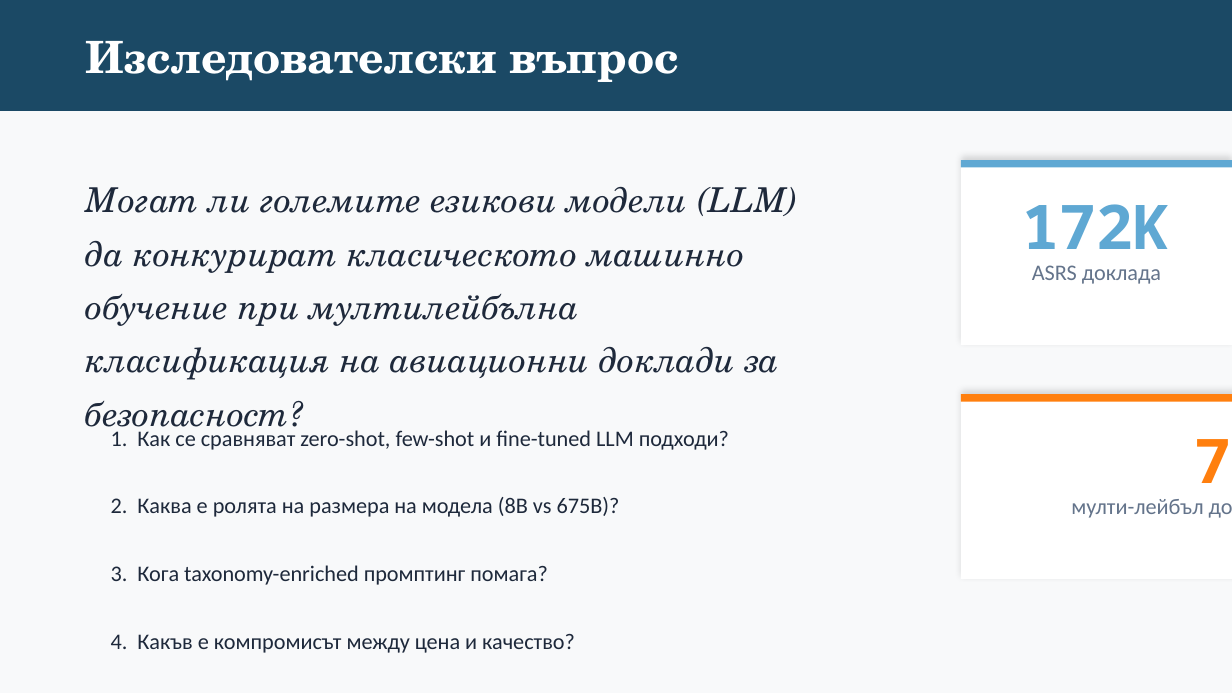
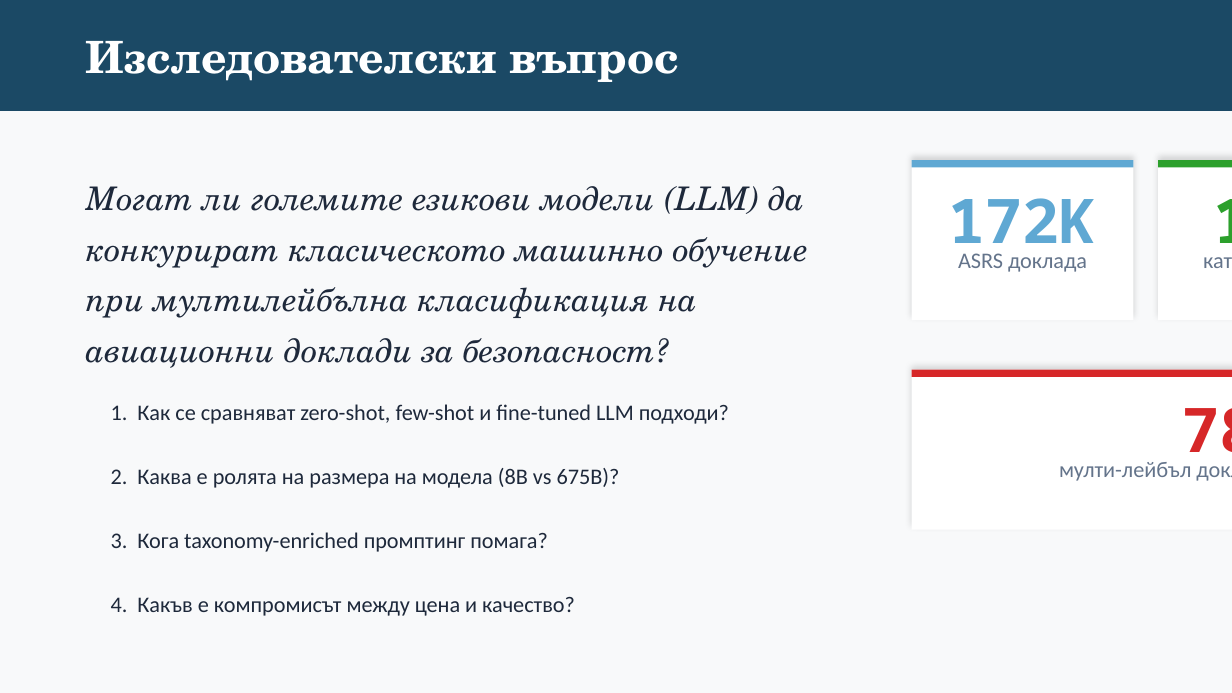
Before and after one commit to rashevzarko-crypto/NBU-ASRS, a slide deck: slide 2 of defense_presentation.pptx. Drawn at 1232x693 pixels with LibreOffice and Linux fonts; fonts in the diff are those of the drawing. Boxes give left, top, right and bottom in pixels: in the first picture for what was removed or moved away, otherwise in the second. Text is boxed around its words. In the diff, an @@ line names an element or a change of style, - is before the commit and + after.

Commit message:
Rewrite defense presentations (12 → 20 slides) for 15-20 min defense
Add 8 new methodology/results/analysis slides:
- Multi-label explained, Classic ML pipeline, LLM architecture
- QLoRA fine-tuning, prompt engineering, Classic ML results
- Zero-shot results, few-shot + fine-tuning, subcategory results
- Why Classic ML wins

Title slide adds Ф№ F98363, advisor доц. д-р Стоян Мишев.
Embed 7 figures (2 new: classic_ml_f1_barchart, fig_parent_vs_sub).
PPTX: ~1200 lines, HTML: ~830 lines of slide content.

```diff
--- a/defense_presentation.pptx
+++ b/defense_presentation.pptx
@@ text "Могат ли големите езикови модели ..." at (86, 186, 808, 368): size 20 to 19 pt @@
@@ text "172K": place and size @@
-text "172K" at (1023, 204, 1171, 266)
+text "172K" at (949, 198, 1097, 259)
@@ rectangle: place and size @@
-rectangle at (961, 160, 1232, 168)
+rectangle at (912, 160, 1133, 168)
@@ rectangle: place and size @@
-rectangle at (961, 160, 1232, 345)
+rectangle at (912, 160, 1133, 320)
@@ rectangle at (912, 160, 1133, 320): proportions changed @@
@@ rectangle added at (1158, 160, 1232, 320), fill #FFFFFF @@
@@ rectangle added at (1158, 160, 1232, 168), fill #2CA02C @@
@@ text added at (1158, 179, 1232, 259), 36 pt, text #2CA02C, bold @@
+13
@@ text "ASRS доклада": place and size @@
-text "ASRS доклада" at (1032, 265, 1161, 284)
+text "ASRS доклада" at (958, 253, 1087, 272)
@@ text added at (1170, 240, 1232, 304), 13 pt, text #64748B @@
+категории
@@ text "1. Как се сравняват zero-shot, ...": place and size @@
-text "1. Как се сравняват zero-shot, ..." at (111, 430, 729, 450)
+text "1. Как се сравняват zero-shot, ..." at (111, 404, 729, 424)
@@ rectangle at (912, 370, 1232, 530): proportions changed @@
@@ text "78%": place and size @@
-text "78%" at (1195, 439, 1232, 483)
+text "78%" at (1183, 408, 1232, 469)
@@ text "78%" at (1183, 408, 1232, 469): text colour #FF7F0E to #D62728 @@
@@ rectangle: place and size @@
-rectangle at (961, 394, 1232, 579)
+rectangle at (912, 370, 1232, 530)
@@ rectangle: place and size @@
-rectangle at (961, 394, 1232, 402)
+rectangle at (912, 370, 1232, 377)
@@ rectangle at (912, 370, 1232, 377): fill #FF7F0E to #D62728 @@
@@ text "2. Каква е ролята на ...": place and size @@
-text "2. Каква е ролята на ..." at (111, 497, 620, 517)
+text "2. Каква е ролята на ..." at (111, 468, 620, 488)
@@ text "мулти-лейбъл доклади (2+ категории)": place and size @@
-text "мулти-лейбъл доклади (2+ категории)" at (1071, 499, 1203, 518)
+text "мулти-лейбъл доклади (2+ категории)" at (1059, 462, 1191, 481)
@@ text "3. Кога taxonomy-enriched промптинг помага?": place and size @@
-text "3. Кога taxonomy-enriched промптинг помага?" at (111, 565, 547, 585)
+text "3. Кога taxonomy-enriched промптинг помага?" at (111, 532, 547, 552)
@@ text "4. Какъв е компромисът между ...": place and size @@
-text "4. Какъв е компромисът между ..." at (111, 634, 575, 653)
+text "4. Какъв е компромисът между ..." at (111, 597, 575, 616)
```
Also in this commit, not shown: 6 other slides changed, 13 slides added, 5 slides removed, 4 other files.
